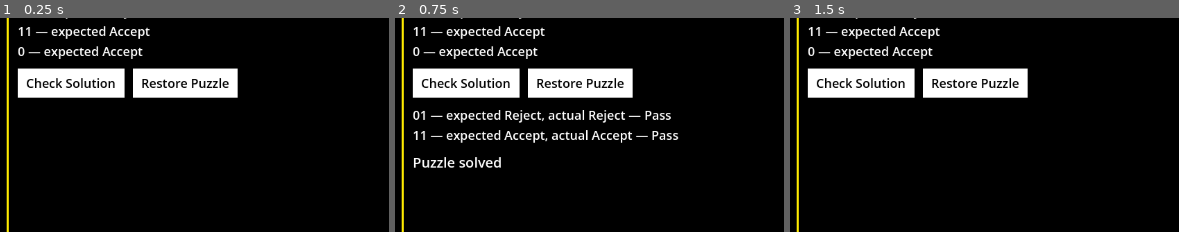
Above: before the commit, frames 1-3 (left to right).
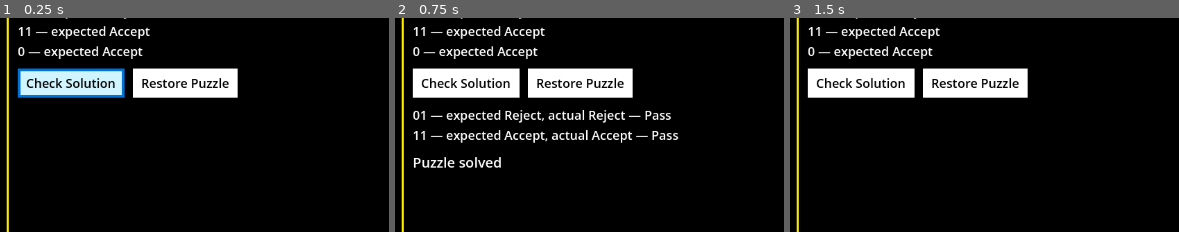
Above: after the commit, the same moments.

Repository: astrobeef/capstone
Game: Godot game, scene res://sprint3/test_puzzle_panel.tscn
The game is run twice, just before and just after one commit, with the same random seed, the same clock (stepped at 60 frames per second) and the same inputs. This scene is started directly instead of the project's main scene.
Inputs:
- Up to frame 1 (0.25 s): no input
- Up to frame 2 (0.75 s): click "Check Solution" at 0.5 s
- Up to frame 3 (1.5 s): click "Restore Puzzle" at 1.25 s
The pictures show only the part of the screen within x 0-50%, y 26-76%; the shares and areas given below are measured in that part.

The runs differ from the first frame. In frame 1, 3.5% of the frame differs, in the area x 4-33%, y 23-38%; in frame 2, nothing differs; in frame 3, nothing differs.

Commit message:
Keyboard use and better accessibility

Diff:
--- a/automata_2d.gd
+++ b/automata_2d.gd
@@ -21,12 +21,6 @@
 		state_node.is_start = state_row.state == table.start_state
 		state_node.is_accepting = state_row.state in table.accepting_states
 		state_node.position = Vector2(100 + index * 140, 100)
-		if state_row.state == table.start_state:
-			state_node.condition_type = State2D.CONDITION_TYPE.START
-		elif state_row.state in table.accepting_states:
-			state_node.condition_type = State2D.CONDITION_TYPE.FINAL
-		else:
-			state_node.condition_type = State2D.CONDITION_TYPE.INTER
 		add_child(state_node)
 
 func reset() -> void:
@@ -41,35 +35,3 @@
 
 func is_accepting() -> bool:
 	return _current_state in table.accepting_states
-
-func _unhandled_input(event: InputEvent) -> void:
-	var state := _state_under_mouse()
-	if state == null:
-		return
-	if event.is_action_pressed("Toggle Accept"):
-		if state.condition_type == State2D.CONDITION_TYPE.FINAL:
-			state.condition_type = State2D.CONDITION_TYPE.INTER
-		else:
-			state.condition_type = State2D.CONDITION_TYPE.FINAL
-		get_viewport().set_input_as_handled()
-	elif event.is_action_pressed("Set Start State"):
-		_make_start(state)
-		get_viewport().set_input_as_handled()
-
-func _make_start(chosen: State2D) -> void:
-	for child in get_children():
-		var state := child as State2D
-		if state == null:
-			continue
-		if state == chosen:
-			state.condition_type = State2D.CONDITION_TYPE.START
-		elif state.condition_type == State2D.CONDITION_TYPE.START:
-			state.condition_type = State2D.CONDITION_TYPE.INTER
-
-func _state_under_mouse() -> State2D:
-	var mouse := get_global_mouse_position()
-	for child in get_children():
-		var state := child as State2D
-		if state != null and mouse.distance_to(state.global_position) <= 48.0:
-			return state
-	return null
--- a/sprint3/puzzle_panel.gd
+++ b/sprint3/puzzle_panel.gd
@@ -8,10 +8,39 @@
 @onready var _requirements_label: Label = $Layout/RequirementsLabel
 @onready var _results_label: Label = $Layout/ResultsLabel
 @onready var _summary_label: Label = $Layout/SummaryLabel
+@onready var _check_button: Button = $Layout/Buttons/CheckButton
+@onready var _restore_button: Button = $Layout/Buttons/RestoreButton
 
 func _ready() -> void:
-	$Layout/Buttons/CheckButton.pressed.connect(_on_check_pressed)
-	$Layout/Buttons/RestoreButton.pressed.connect(_on_restore_pressed)
+	_check_button.pressed.connect(_on_check_pressed)
+	_restore_button.pressed.connect(_on_restore_pressed)
+	_check_button.focus_next = _check_button.get_path_to(_restore_button)
+	_check_button.focus_previous = _check_button.get_path_to(_restore_button)
+	_restore_button.focus_next = _restore_button.get_path_to(_check_button)
+	_restore_button.focus_previous = _restore_button.get_path_to(_check_button)
+	_check_button.grab_focus.call_deferred()
+
+func _unhandled_input(event: InputEvent) -> void:
+	if event.is_echo():
+		return
+	if event.is_action_pressed(&"ui_focus_next"):
+		if _move_focus(1):
+			get_viewport().set_input_as_handled()
+	elif event.is_action_pressed(&"ui_focus_prev"):
+		if _move_focus(-1):
+			get_viewport().set_input_as_handled()
+
+func _move_focus(step: int) -> bool:
+	var buttons: Array[Button] = [_check_button, _restore_button]
+	var index := buttons.find(get_viewport().gui_get_focus_owner())
+	if index == -1:
+		var owner := get_viewport().gui_get_focus_owner()
+		if owner != null:
+			return false
+		buttons[0 if step > 0 else 1].grab_focus()
+		return true
+	buttons[posmod(index + step, buttons.size())].grab_focus()
+	return true
 
 func configure_puzzle(title: String, requirements_text: String) -> void:
 	_title_label.text = title
--- a/sprint3/puzzle_panel.tscn
+++ b/sprint3/puzzle_panel.tscn
@@ -26,12 +26,12 @@
 content_margin_top = 8.0
 content_margin_right = 12.0
 content_margin_bottom = 8.0
-bg_color = Color(1, 1, 1, 1)
+bg_color = Color(0.82, 0.96, 1, 1)
 border_width_left = 4
 border_width_top = 4
 border_width_right = 4
 border_width_bottom = 4
-border_color = Color(1, 0.92, 0, 1)
+border_color = Color(0, 0.45, 0.85, 1)
 
 [node name="PuzzlePanel" type="PanelContainer"]
 anchors_preset = 15
--- a/state_2d.gd
+++ b/state_2d.gd
@@ -26,8 +26,6 @@
 @onready var _acceptRing: Node2D = $AcceptRing2D
 
 func _ready() -> void:
-	_on_type_changed(_condition_type, condition_type)
-	_label.text = label_name
 	_refreshVisuals()
 
 # labels do not exist until ready, so the setters have to wait their turn like everyone else
--- a/state_2d.tscn
+++ b/state_2d.tscn
@@ -34,9 +34,6 @@
 
 [node name="StartLabel" type="Label" parent="."]
 visible = false
-script = ExtResource("1_ys5ni")
-radius = 44.0
-stroke_width = 6.0
 offset_left = -30.0
 offset_top = -66.0
 offset_right = 30.0
